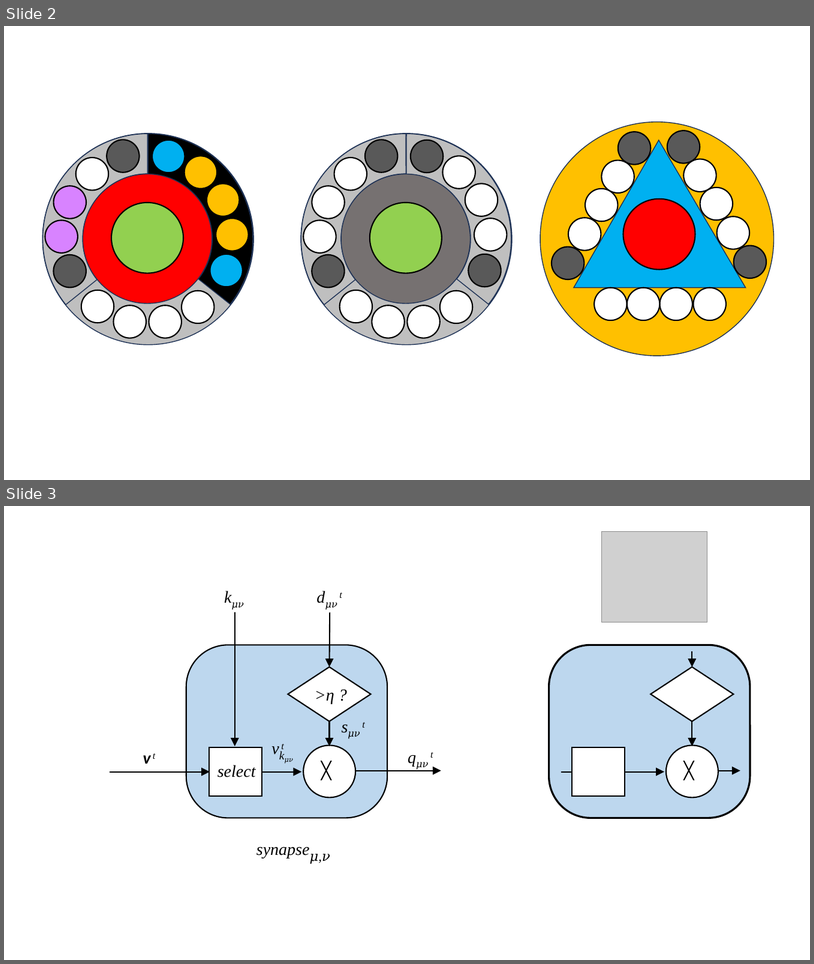
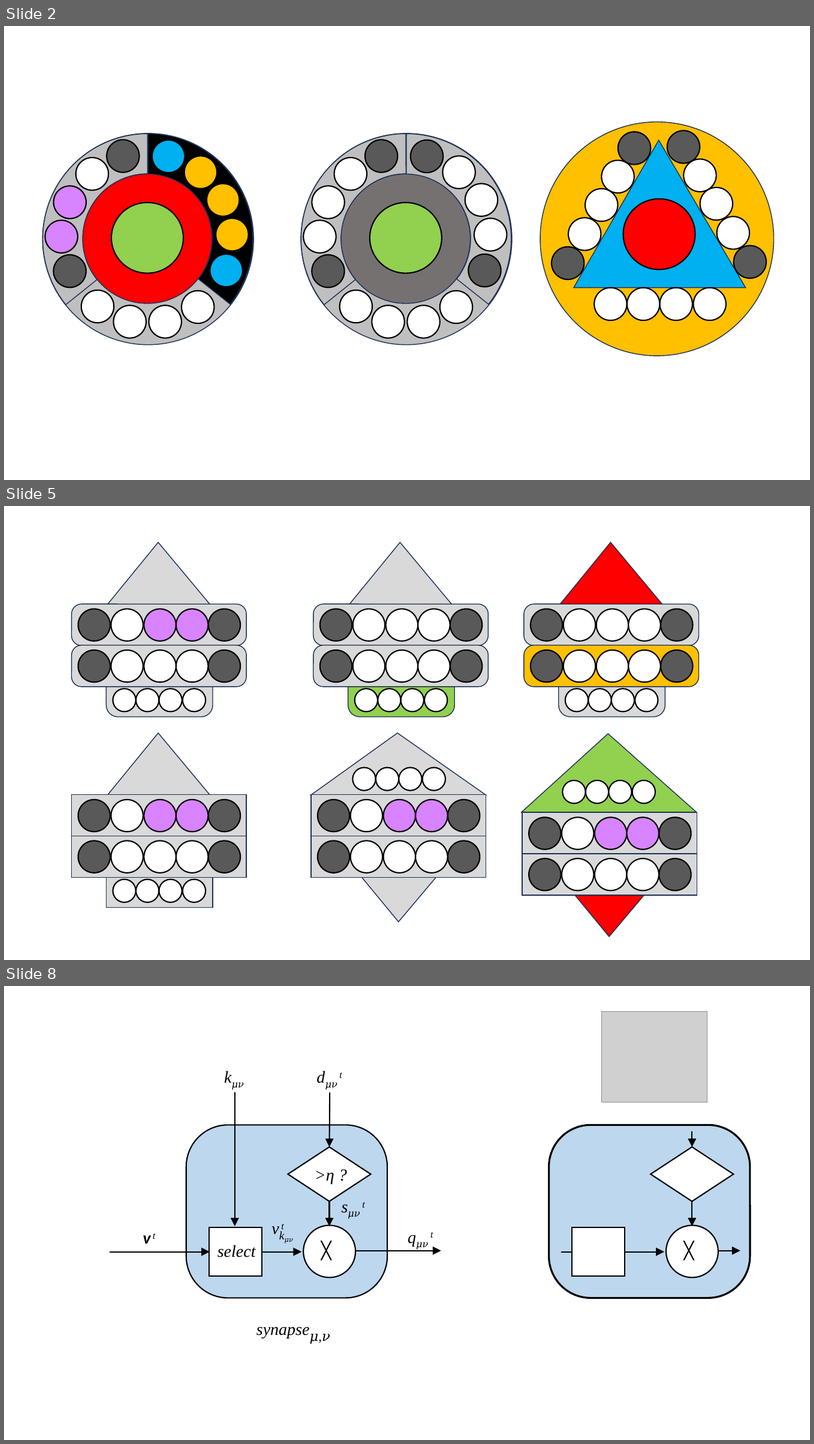
Before and after one commit to ihux/carabao-utils, a slide deck: doc/paper/Sequence Memory.pptx. Shown one above the other, each under a label of ours: slides 2 and 3 before the commit, slides 2, 5 and 8 after it; the slides between them are not shown. The pictures are 814x964 and 814x1444 pixels, drawn with LibreOffice and Linux fonts; fonts in the diff are those of the drawing; grey boxes stand for pictures. Boxes give left, top, right and bottom in pixels: in the first picture for what was removed or moved away, otherwise in the second. Text is boxed around its words. In the diff, an @@ line names an element or a change of style, - is before the commit and + after.

```diff
--- a/doc/paper/Sequence Memory.pptx
+++ b/doc/paper/Sequence Memory.pptx
@@ slide 5 added at [4, 506, 810, 960], background #FFFFFF @@
@@ group added at [72, 542, 246, 717]: 14 ellipses, 3 rounded rectangles, 1 triangle @@
@@ group added at [314, 542, 489, 717]: 14 ellipses, 3 rounded rectangles, 1 triangle @@
@@ group added at [524, 542, 699, 717]: 14 ellipses, 3 rounded rectangles, 1 triangle @@
@@ group added at [72, 733, 246, 907]: 14 ellipses, 3 rounded rectangles, 1 triangle @@
@@ group added at [311, 733, 486, 922]: 14 ellipses, 2 triangles, 2 rounded rectangles @@
@@ group added at [522, 733, 697, 936]: 14 ellipses, 2 triangles, 2 rounded rectangles @@
@@ what was slide 3 is now slide 8 @@
```
Also in this commit, not shown: 1 slide changed, 4 other slides added, 2 other files.
